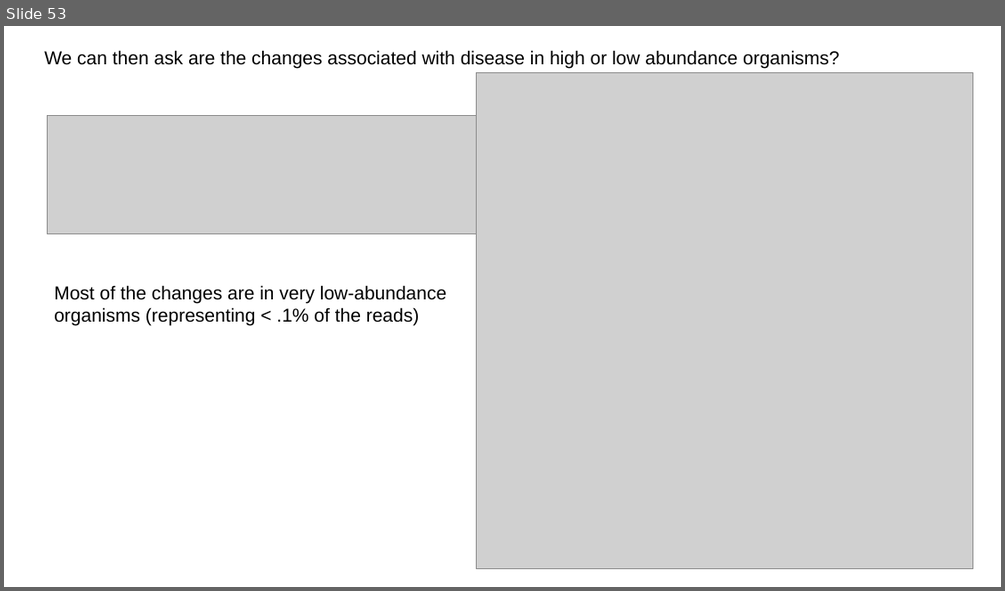
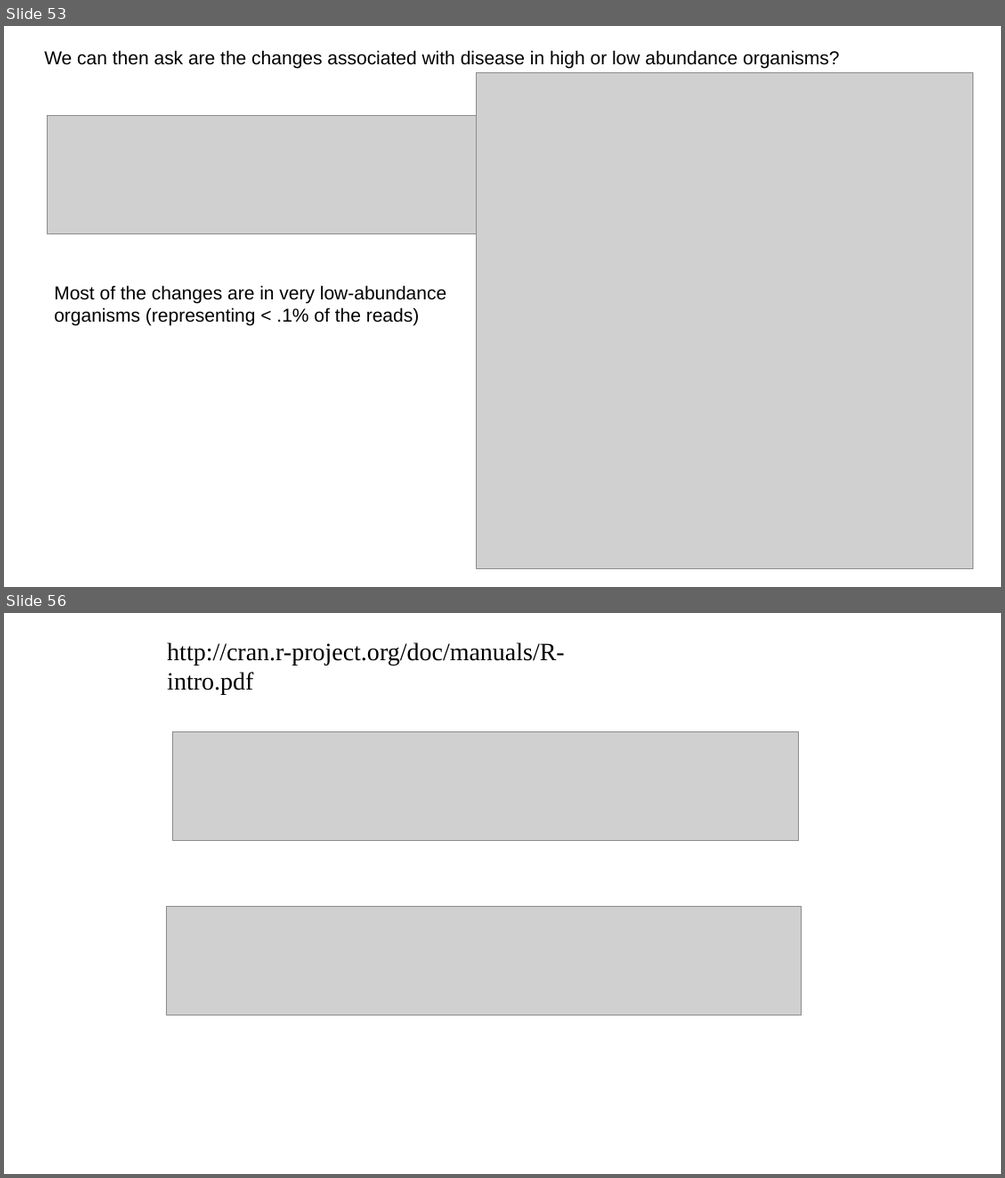
Before and after one commit to afodor/afodor.github.io, a slide deck: classes/ChapelHill2016/ChapelHillWorkshop_Fodor.pptx. Shown one above the other, each under a label of ours: slide 53 before the commit, slides 53 and 56 after it; the slides between them are not shown. The pictures are 1005x591 and 1005x1178 pixels, drawn with LibreOffice and Linux fonts; fonts in the diff are those of the drawing; grey boxes stand for pictures. Boxes give left, top, right and bottom in pixels: in the first picture for what was removed or moved away, otherwise in the second. Text is boxed around its words. In the diff, an @@ line names an element or a change of style, - is before the commit and + after.

```diff
--- a/classes/ChapelHill2016/ChapelHillWorkshop_Fodor.pptx
+++ b/classes/ChapelHill2016/ChapelHillWorkshop_Fodor.pptx
@@ slide 56 added at <box>4,613,1001,1174</box>, background #FFFFFF @@
@@ text added at <box>167,642,565,695</box>, 24 pt, text #000000 @@
+http://cran.r-project.org/doc/manuals/R-intro.pdf
@@ picture added at <box>172,731,799,840</box> @@
@@ picture added at <box>166,906,802,1015</box> @@
```
Also in this commit, not shown: 6 slides changed, 15 other slides added.
